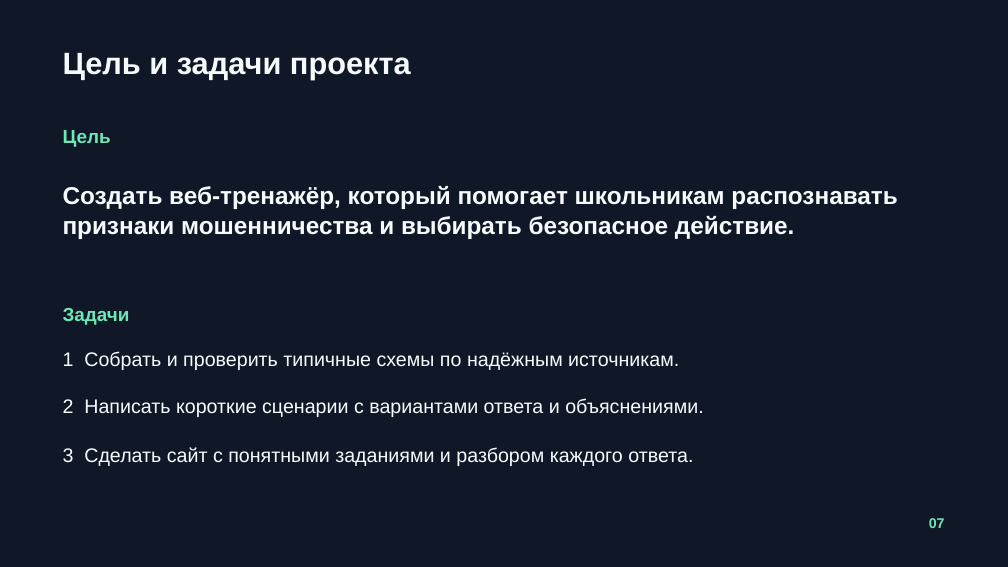
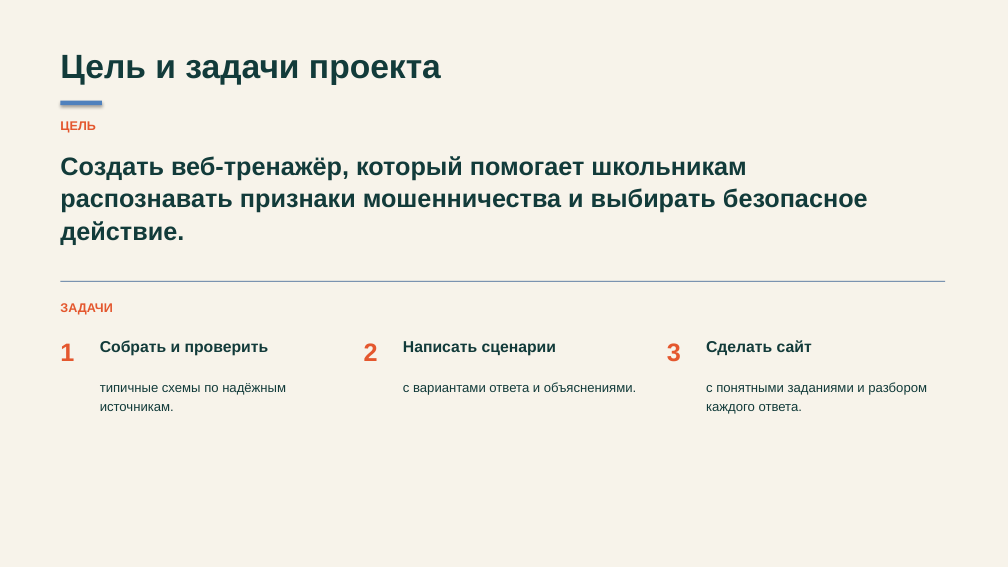
Before and after one commit to gvibco/antishema, a slide deck: slide 7 of АнтиСхема_презентация_Посысаев_Иван_Шульга_Георгий.odp. Drawn at 1008x567 pixels with LibreOffice and Linux fonts; fonts in the diff are those of the drawing. Boxes give left, top, right and bottom in pixels: in the first picture for what was removed or moved away, otherwise in the second. Text is boxed around its words. In the diff, an @@ line names an element or a change of style, - is before the commit and + after.

```diff
--- a/АнтиСхема_презентация_Посысаев_Иван_Шульга_Георгий.odp
+++ b/АнтиСхема_презентация_Посысаев_Иван_Шульга_Георгий.odp
@@ background #101827 to #F7F3EA @@
@@ text "Цель и задачи проекта" at (60, 55, 441, 85): size 29.3 to 32 pt, text colour #F7FAFC to #123B3A; line spacing 1 to 1.08; vertical alignment middle to top @@
@@ rectangle added at (60, 101, 102, 105), fill #4F81BD @@
@@ text "Создать веб-тренажёр, который помогает школьникам ...": place and size @@
-text "Создать веб-тренажёр, который помогает школьникам ..." at (63, 186, 897, 239)
+text "Создать веб-тренажёр, который помогает школьникам ..." at (60, 156, 868, 245)
@@ text "Создать веб-тренажёр, который помогает школьникам ..." at (60, 156, 868, 245): size 23.2 to 24 pt, text colour #F7FAFC to #123B3A; line spacing 1 to 1.08; vertical alignment middle to top @@
@@ text at (60, 121, 95, 133): text changed; size 18 to 12 pt; text colour #6EE7B7 to #E4572E @@
-Цель
+ЦЕЛЬ
@@ line added from (60, 281) to (945, 281), #376092 0.74 pt @@
@@ text at (60, 303, 112, 315): text changed; size 18 to 12 pt; text colour #6EE7B7 to #E4572E @@
-Задачи
+ЗАДАЧИ
@@ text added at (60, 343, 74, 361), 24 pt, text #E4572E, bold @@
+1
@@ text added at (100, 340, 269, 356), 15 pt, text #123B3A, bold @@
+Собрать и проверить
@@ text added at (364, 343, 378, 361), 24 pt, text #E4572E, bold @@
+2
@@ text added at (403, 341, 556, 356), 15 pt, text #123B3A, bold @@
+Написать сценарии
@@ text added at (667, 343, 681, 362), 24 pt, text #E4572E, bold @@
+3
@@ text added at (706, 340, 812, 355), 15 pt, text #123B3A, bold @@
+Сделать сайт
@@ vertical alignment middle to top in 5 elements at (60, 303, 112, 315), (60, 121, 95, 133), (706, 382, 927, 414), (403, 382, 636, 395), (100, 383, 286, 411) @@
@@ text at (100, 383, 286, 411): text changed; size 18.7 to 12.5 pt; text colour #F7FAFC to #123B3A @@
-1 Собрать и проверить типичные схемы по надёжным источникам.
+типичные схемы по надёжным источникам.
@@ text at (403, 382, 636, 395): text changed; size 18.7 to 12.5 pt; text colour #F7FAFC to #123B3A @@
-2 Написать короткие сценарии с вариантами ответа и объяснениями.
+с вариантами ответа и объяснениями.
@@ text at (706, 382, 927, 414): text changed; size 18.7 to 12.5 pt; text colour #F7FAFC to #123B3A @@
-3 Сделать сайт с понятными заданиями и разбором каждого ответа.
+с понятными заданиями и разбором каждого ответа.
@@ text removed at (929, 518, 945, 528) @@
-07
```
Also in this commit, not shown: 8 other slides changed, 2 slides added, 1 slide removed, 20 other files.
